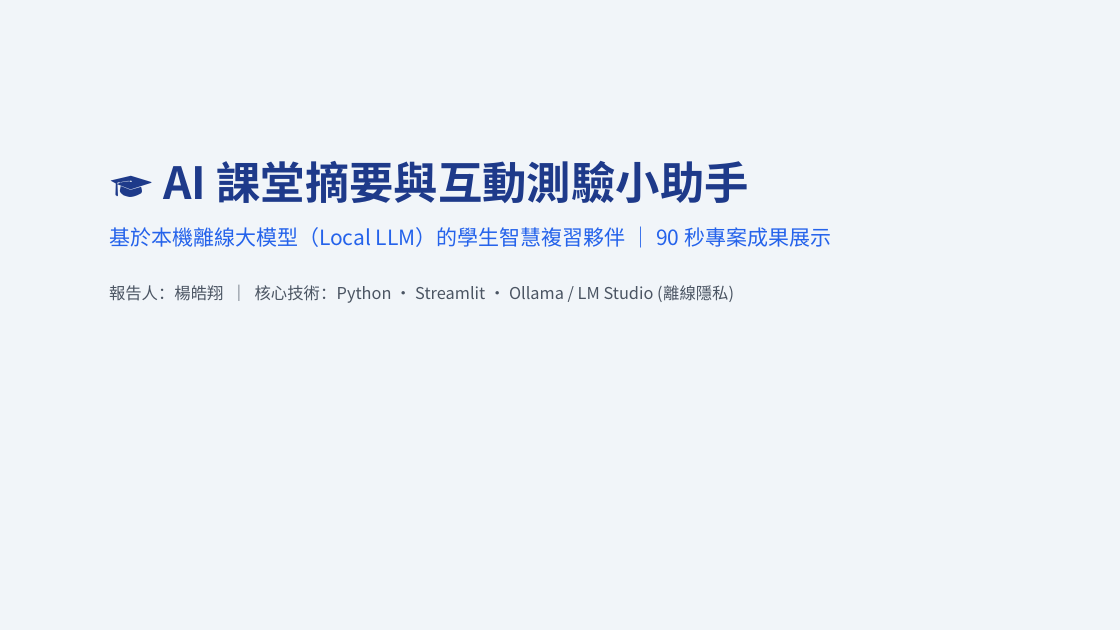
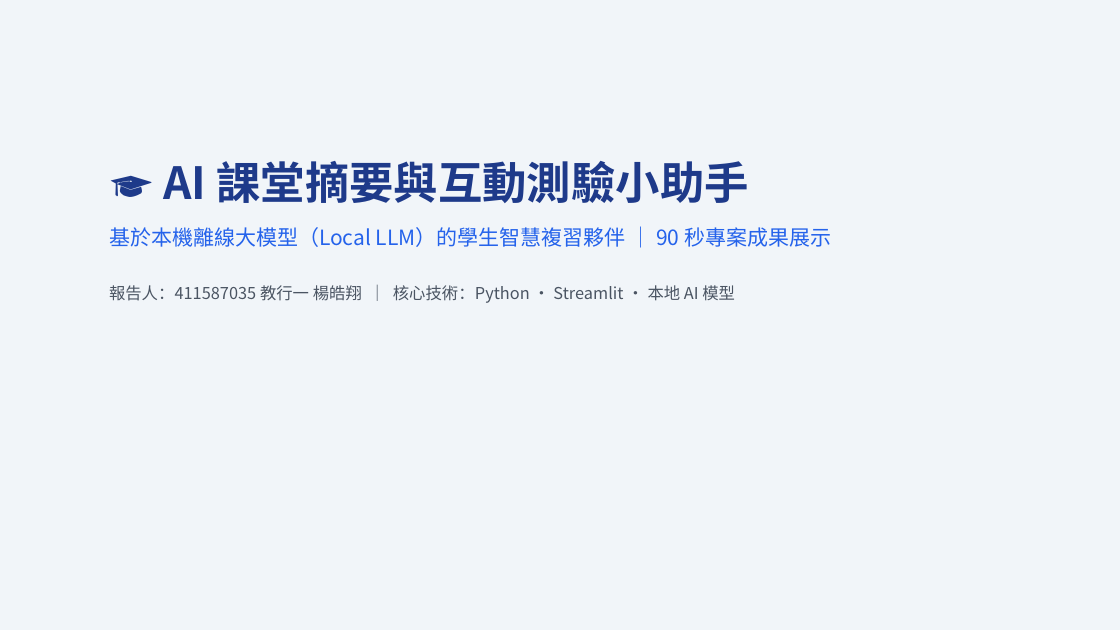
Before and after one commit to haohsiangyang-0921/ai-study-assistant, a slide deck: slide 1 of 專題簡報_AI課堂摘要與互動測驗小助手.pptx. Drawn at 1120x630 pixels with LibreOffice and Linux fonts; fonts in the diff are those of the drawing. Boxes give left, top, right and bottom in pixels: in the first picture for what was removed or moved away, otherwise in the second. Text is boxed around its words. In the diff, an @@ line names an element or a change of style, - is before the commit and + after.

Commit message:
docs: 更新專題報告書為最新完整內容 (411587035 教行一 楊皓翔)

```diff
--- a/專題簡報_AI課堂摘要與互動測驗小助手.pptx
+++ b/專題簡報_AI課堂摘要與互動測驗小助手.pptx
@@ text at [109, 285, 735, 303]: text changed @@
-報告人：楊皓翔 ｜ 核心技術：Python · Streamlit · Ollama / LM Studio (離線隱私)
+報告人：411587035 教行一 楊皓翔 ｜ 核心技術：Python · Streamlit · 本地 AI 模型
```
Also in this commit, not shown: 5 other files.
